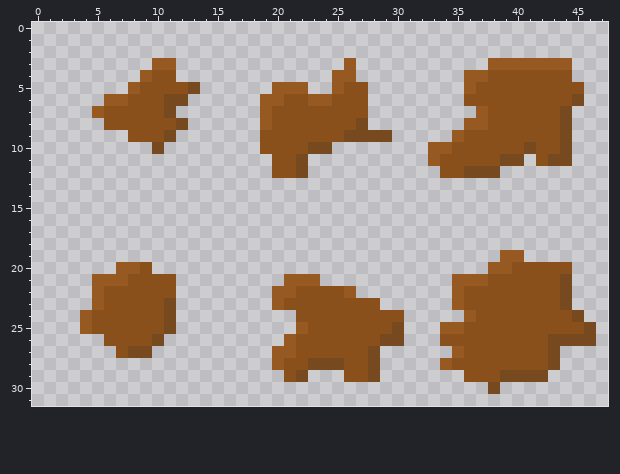
Pixel-art sprite: Assets/Resources/Sprites/PlowedField.png. The first picture shows the starting point.
The file is 48x32 pixels.
Once edited:
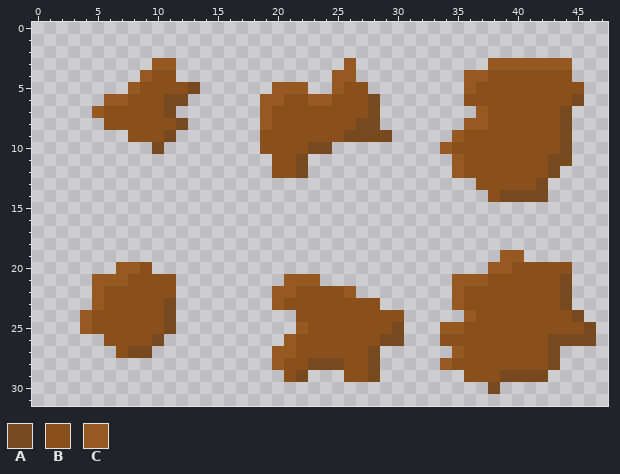
Palette (. is transparent): A #77491e  B #89501c  C #965921
The author wrote: Random plowed lot sprite selection
The exact change:
Colour A now appears in rows 6 to 8 at x 28; in row 12 at x 43; in row 13 at x 42; in row 14 at x 39 to 42.
Colour B now appears in row 11 at x 41; in row 12 at x 39 to 42; in row 13 at x 37 to 41; in row 14 at x 38.
The author changed colour A to colour B in row 10 at x 41; in row 11 at x 39 to 40; in row 12 at x 36 to 38.
The author changed colour B to colour C in rows 11 to 12 at x 35.
Colour B is gone in rows 11 to 12 at x 34.
Colour C is gone in rows 10 to 11 at x 33.
